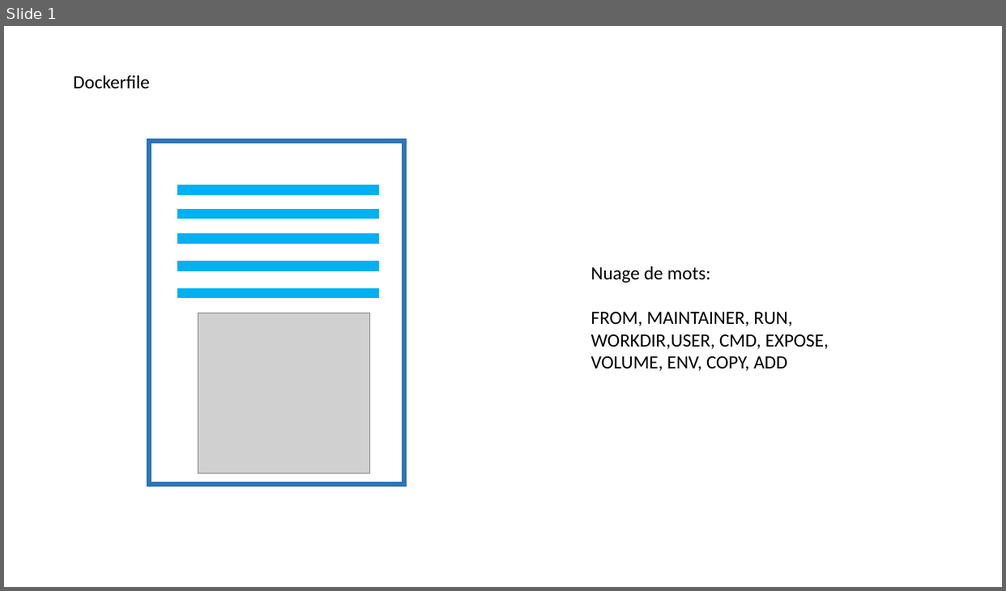
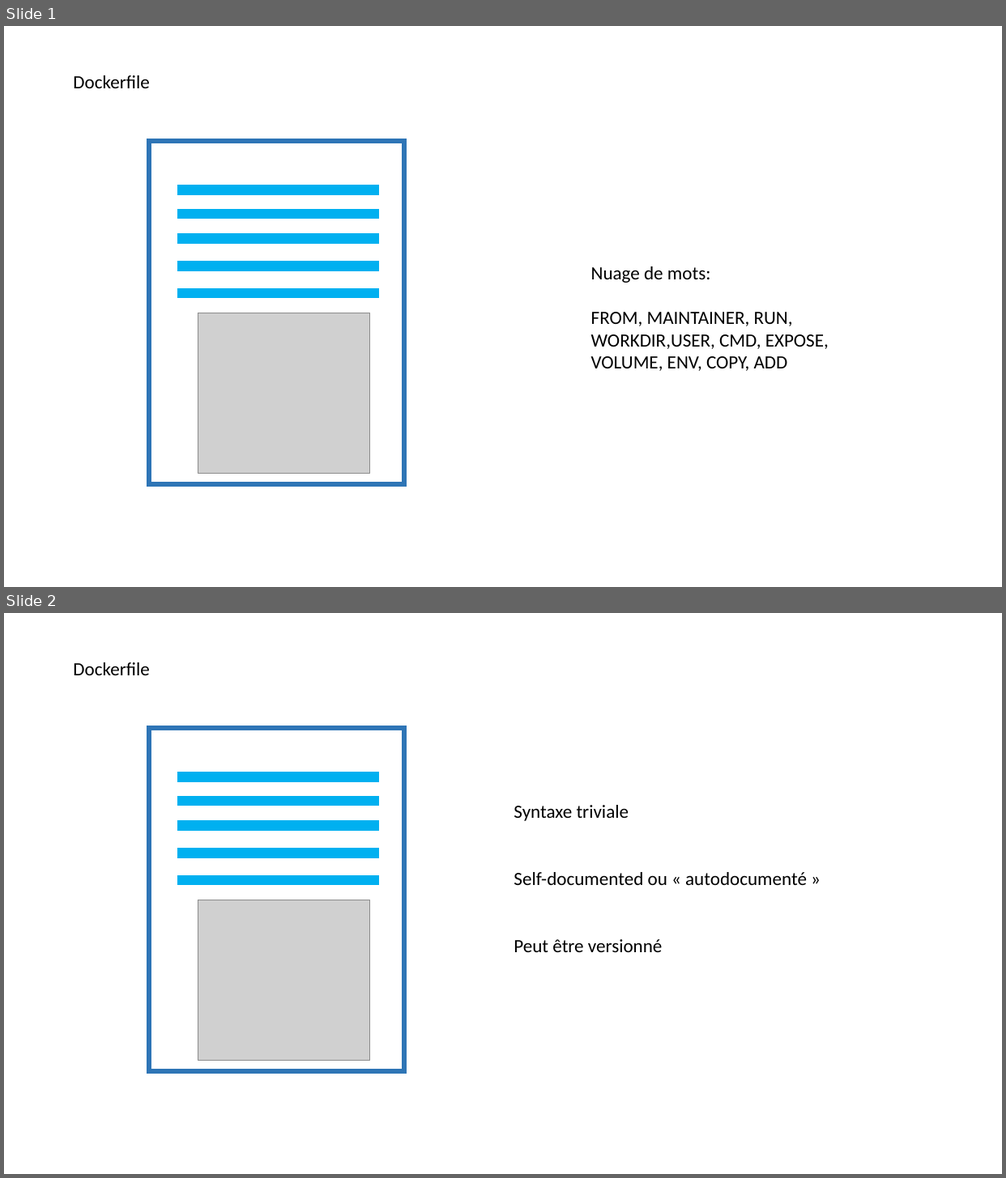
Before and after one commit to fthomasmorel/Docker-TP, a slide deck: dockerfile_docker_hub.pptx. Shown one above the other, each under a label of ours: slide 1 before the commit, slides 1 and 2 after it. The pictures are 1006x591 and 1006x1178 pixels, drawn with LibreOffice and Linux fonts; fonts in the diff are those of the drawing; grey boxes stand for pictures. Boxes give left, top, right and bottom in pixels: in the first picture for what was removed or moved away, otherwise in the second. Text is boxed around its words. In the diff, an @@ line names an element or a change of style, - is before the commit and + after.

Commit message:
Add docker hub and dockerfile

```diff
--- a/dockerfile_docker_hub.pptx
+++ b/dockerfile_docker_hub.pptx
@@ slide 2 added at [4, 613, 1002, 1174], background #FFFFFF @@
@@ text added at [73, 662, 149, 675], 18 pt, text #000000 @@
+Dockerfile
@@ text added at [513, 805, 807, 952], 18 pt, text #000000 @@
+Syntaxe triviale
+Self-documented ou « autodocumenté »
+Peut être versionné
@@ group added at [149, 728, 404, 1071]: 6 rectangles, 1 picture @@
```
Also in this commit, not shown: 2 slides changed, 4 other slides added, 1 other file.
